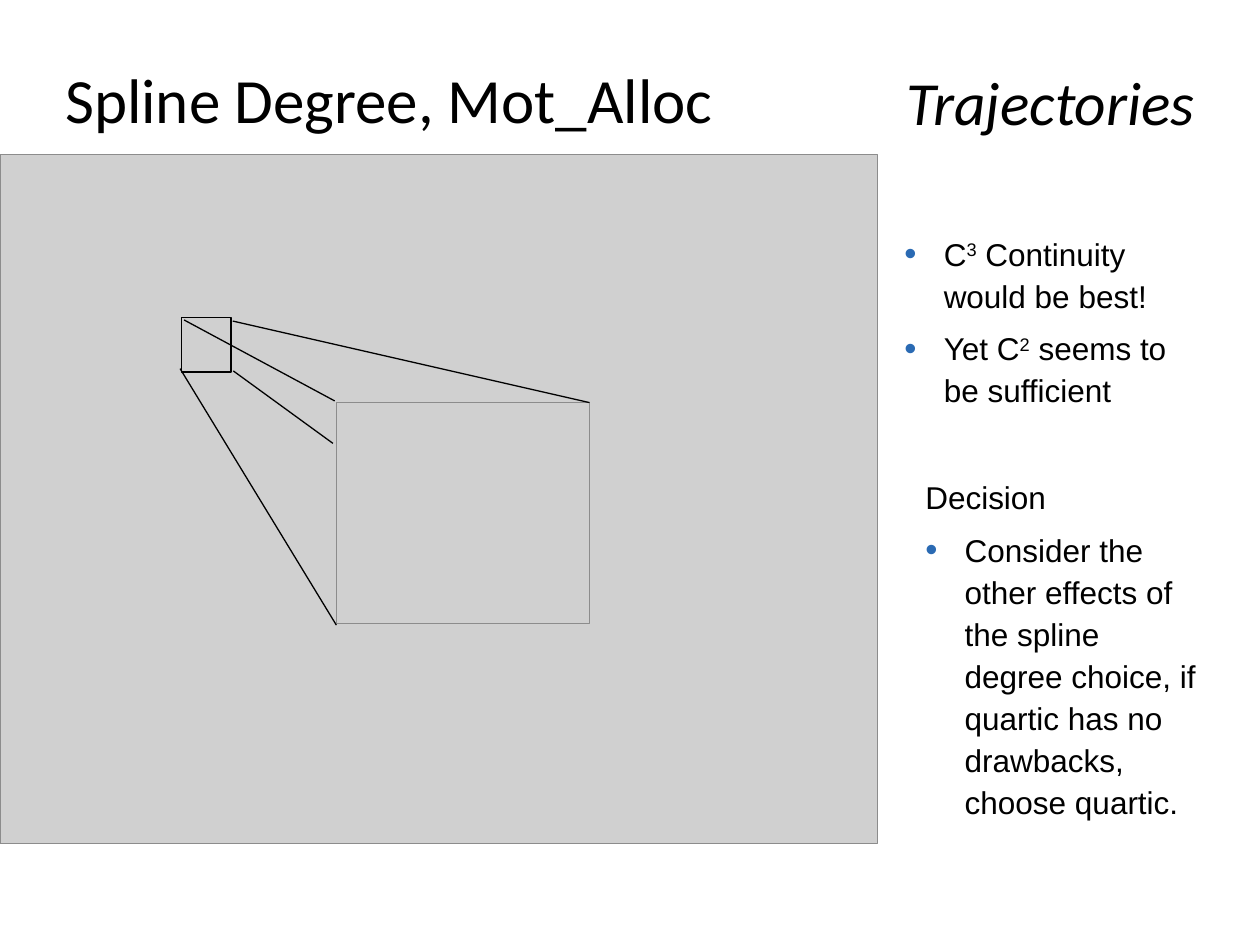
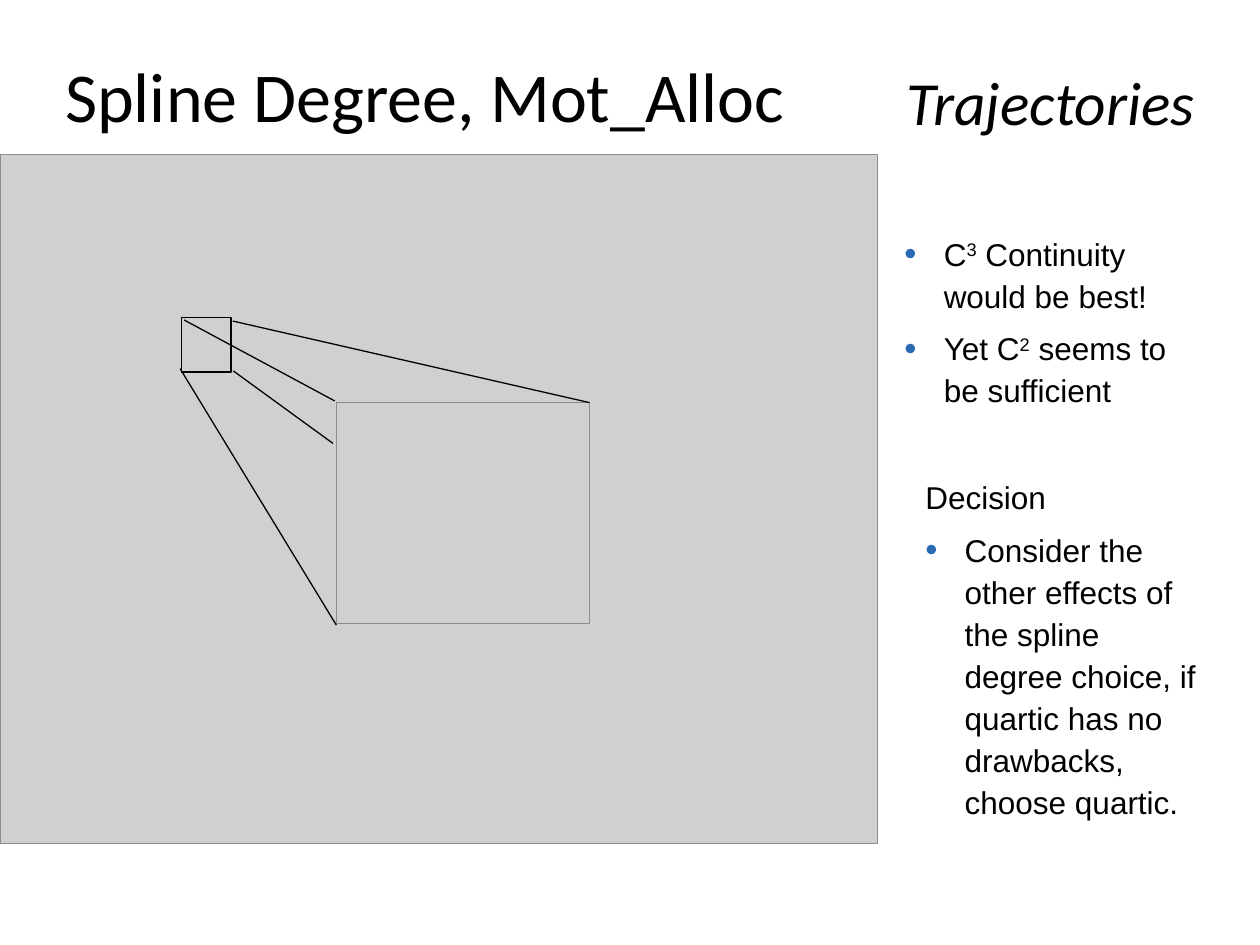
Before and after one commit to skye-HMI/BA-HMI, a slide deck: slide 9 of powerpoint/final_presentation.pptx. Drawn at 1260x945 pixels with LibreOffice and Linux fonts; fonts in the diff are those of the drawing; grey boxes stand for pictures; background and template pictures are left out. Boxes give left, top, right and bottom in pixels: in the first picture for what was removed or moved away, otherwise in the second. Text is boxed around its words. In the diff, an @@ line names an element or a change of style, - is before the commit and + after.

```diff
--- a/powerpoint/final_presentation.pptx
+++ b/powerpoint/final_presentation.pptx
@@ title "Spline Degree, Mot_Alloc" at [65,73,784,134]: size 36 to 40 pt @@
```
Also in this commit, not shown: 2 other slides changed, 2 slides added.
